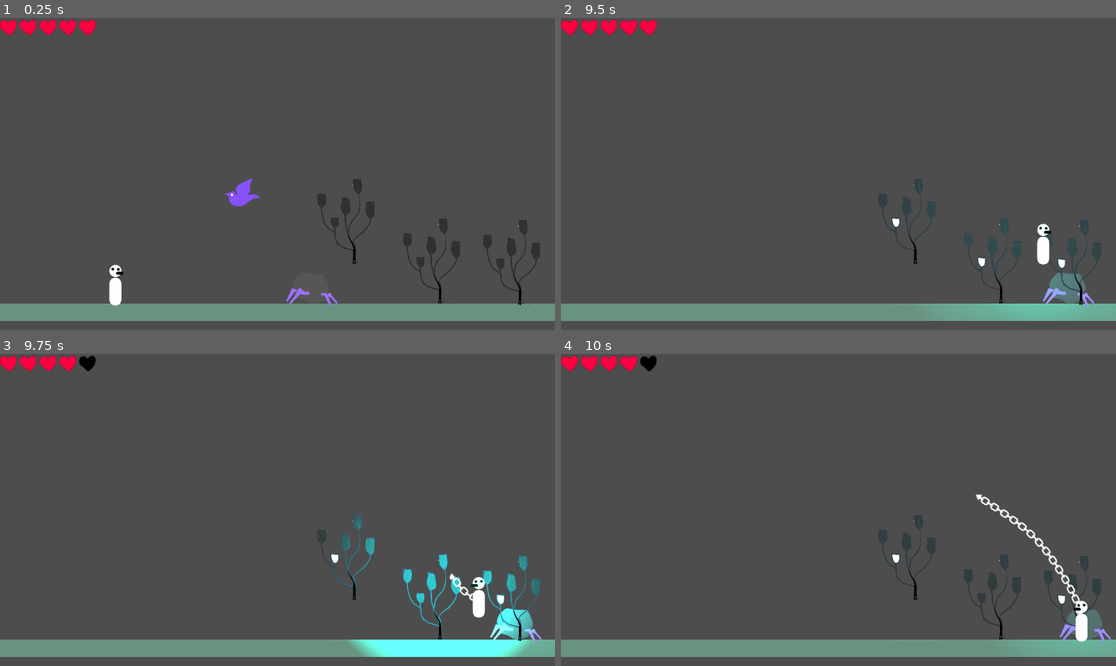
Above: before the commit, frames 1-4 (two rows, left to right).
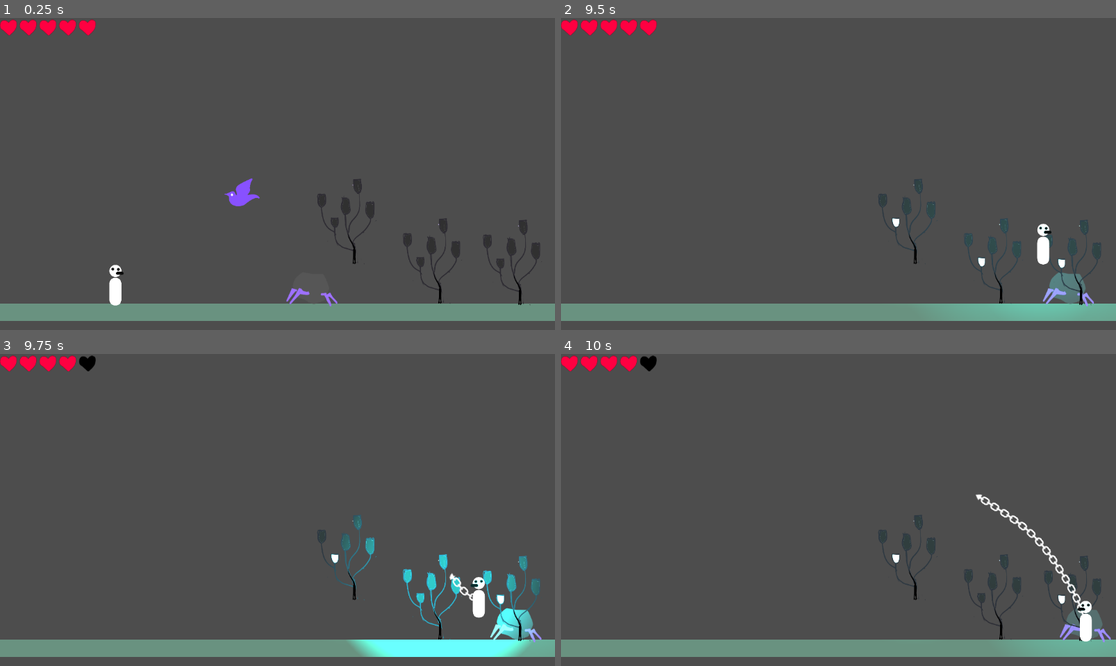
Above: after the commit, the same moments.

Repository: albverse/qimela
Game: Godot game, scene res://scene/MainTest.tscn
The game is run twice, just before and just after one commit, with the same random seed, the same clock (stepped at 60 frames per second) and the same inputs.
Inputs (mouse positions are in pixels of both pictures, inside the frame that each line leads up to):
- Up to frame 1 (0.25 s): no input
- Up to frame 2 (9.5 s): tap Enter at 0.5 s; move the mouse to (960, 158) at 0.52 s; hold D (move_right) 0.53-2.03 s; tap Space every 1.5 s from 0.6 to 8.1 s; click (960, 158) at 0.67 s; tap W (jump) at 0.77, 1.52, 3.02, 3.77, 4.52, 6.02, 6.77, 7.52, 9.02 s; move the mouse to (727, 189) at 1.27 s; tap X every 1.5 s from 1.35 to 8.85 s; move the mouse to (894, 105) at 2.02 s; hold A (move_left) 2.03-2.78 s; move the mouse to (810, 236) at 2.77 s; hold D (move_right) 2.78-4.28 s; click (810, 236) at 2.92 s; move the mouse to (1005, 220) at 3.52 s; move the mouse to (672, 127) at 4.27 s; hold A (move_left) 4.28-5.03 s; move the mouse to (866, 174) at 5.02 s; hold D (move_right) 5.03-5.78 s; click (866, 174) at 5.17 s; move the mouse to (755, 96) at 5.77 s; hold A (move_left) 5.78-7.28 s; move the mouse to (960, 158) at 6.52 s; move the mouse to (727, 189) at 7.27 s; hold D (move_right) from 7.28 s (still down); click (727, 189) at 7.42 s; move the mouse to (894, 105) at 8.02 s; move the mouse to (810, 236) at 8.77 s
- Up to frame 3 (9.75 s): move the mouse to (444, 556) at 9.52 s; release D (move_right) at 9.53 s; hold A (move_left) from 9.53 s (still down); tap Space at 9.6 s; click (444, 556) at 9.67 s
- Up to frame 4 (10 s): keep holding A (move_left); tap W (jump) at 9.77 s

Frames 1-3 are identical in both runs. In frame 4, 0.5% of the frame differs, in the area x 75-96%, y 45-93%.

Commit message:
Add post-landing hit stun timer

Diff:
--- a/scene/components/player_health.gd
+++ b/scene/components/player_health.gd
@@ -5,7 +5,7 @@
 @export var invincible_time: float = 0.1  # 文档要求=0.1s
 
 # 击退：短时间锁定水平输入并强推（你已确认）
-@export var hit_stun_time: float = 0.2
+@export var post_hit_stun_time: float = 0.2
 @export var knockback_air_time: float = 0.25
 @export var knockback_distance: float = 110.0
 @export var knockback_arc_height: float = 40.0
@@ -22,6 +22,7 @@
 var _kb_fly_t: float = 0.0
 var _kb_vel: Vector2 = Vector2.ZERO
 var _kb_gravity: float = 0.0
+var _pending_land_stun: float = 0.0
 
 var _ui: Node = null
 
@@ -63,6 +64,9 @@
 			_kb_fly_t = 0.0
 			_kb_vel = Vector2.ZERO
 			_kb_gravity = 0.0
+			if _pending_land_stun > 0.0:
+				_kb_t = maxf(_kb_t, _pending_land_stun)
+				_pending_land_stun = 0.0
 			return
 		_kb_fly_t -= dt
 		if _player != null:
@@ -73,9 +77,12 @@
 		if _kb_fly_t <= 0.0:
 			_kb_vel = Vector2.ZERO
 			_kb_gravity = 0.0
+			if _pending_land_stun > 0.0:
+				_kb_t = maxf(_kb_t, _pending_land_stun)
+				_pending_land_stun = 0.0
 
 func is_knockback_active() -> bool:
-	return _kb_t > 0.0
+	return _kb_t > 0.0 or _kb_fly_t > 0.0
 
 func is_invincible() -> bool:
 	return _inv_t > 0.0
@@ -95,7 +102,8 @@
 		var dir_x := signf(dx)
 		if is_zero_approx(dir_x):
 			dir_x = -float(_player.facing)  # 极端重合时给个合理方向
-		_kb_t = hit_stun_time
+		_kb_t = 0.0
+		_pending_land_stun = maxf(post_hit_stun_time, 0.0)
 		var fly_time := maxf(knockback_air_time, 0.0)
 		_kb_fly_t = fly_time
 		if fly_time > 0.0:
@@ -107,6 +115,9 @@
 		else:
 			_kb_vel = Vector2.ZERO
 			_kb_gravity = 0.0
+			if _pending_land_stun > 0.0:
+				_kb_t = maxf(_kb_t, _pending_land_stun)
+				_pending_land_stun = 0.0
 
 	_sync_ui_instant()
 
